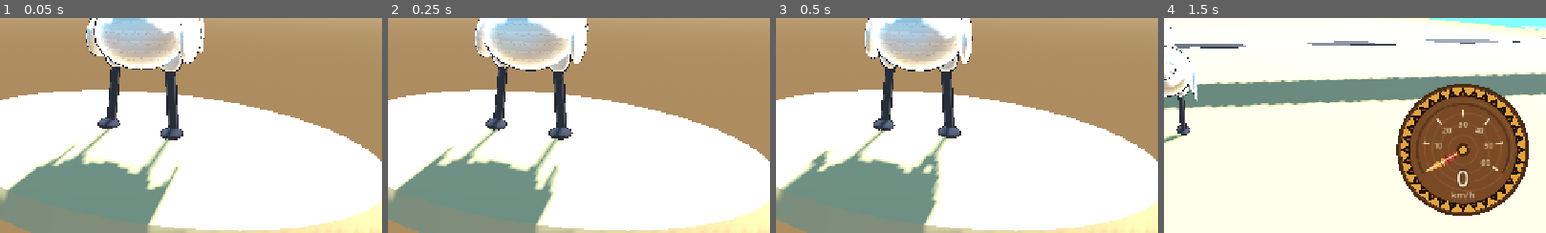
Above: before the commit, frames 1-4 (left to right).
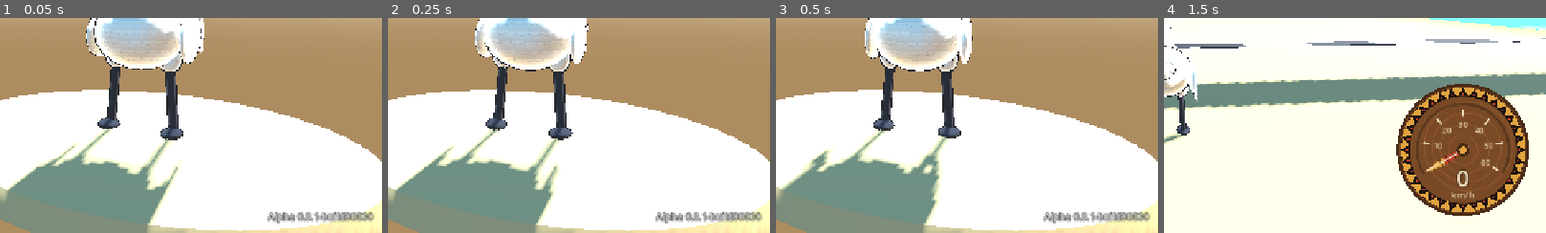
Above: after the commit, the same moments.

Repository: schlupfwerk/schlupfwerk_swanrace
Game: Godot game, scene res://scenes/wardrobe.tscn
The game is run twice, just before and just after one commit, with the same random seed, the same clock (stepped at 60 frames per second) and the same inputs.
Inputs (mouse positions are % of the whole screen's width and height, from its top left):
- Up to frame 1 (0.05 s): no input
- Up to frame 2 (0.25 s): no input
- Up to frame 3 (0.5 s): no input
- Up to frame 4 (1.5 s): tap Enter at 0.5 s; move the mouse to (72, 45) at 0.52 s; hold D (steer_right) 0.53-1.28 s; click (72, 45) at 0.67 s; tap Space (jump) at 0.77, 1.07 s; move the mouse to (30, 55) at 1.27 s; hold S (brake) from 1.28 s (still down)
The pictures show only the part of the screen within x 50-100%, y 50-100%; the shares and areas given below are measured in that part.

The runs differ from the first frame. In frame 1, 1.1% of the frame differs, in the area x 70-98%, y 90-96%; in frame 2, 1.1%; in frame 3, 1.1%; in frame 4, nothing differs.

Commit message:
Add automatic build versioning: 0.0.1-buildNNNNN
- Base version 0.0.1 in project.godot; build number is the git commit
  count, so it grows on its own with every commit
- addons/build_info export plugin stamps build_info.cfg (number, commit,
  date) into every export and fills Android versionCode/versionName and
  the Windows file/product version
- GameVersion reads the stamped file, or git when running from the
  editor; the wardrobe shows "Alpha 0.0.1-buildNNNNN"
- CLAUDE.md: versioning rules

Co-Authored-By: Claude Opus 5.5 <noreply@anthropic.com>
Signed-off-by: Manuel Bravo <manuelbravoc@gmail.com>

Diff:
--- a/project.godot
+++ b/project.godot
@@ -11,6 +11,7 @@
 [application]
 
 config/name="Swan Race"
+config/version="0.0.1"
 run/main_scene="res://scenes/wardrobe.tscn"
 config/features=PackedStringArray("4.7", "Mobile")
 
@@ -59,3 +60,7 @@
 
 renderer/rendering_method="mobile"
 textures/vram_compression/import_etc2_astc=true
+
+[editor_plugins]
+
+enabled=PackedStringArray("res://addons/build_info/plugin.cfg")
--- /dev/null
+++ b/scripts/core/game_version.gd
@@ -0,0 +1,68 @@
+class_name GameVersion
+extends RefCounted
+## Game version: the base version from project.godot plus an automatic build
+## number, e.g. "0.0.1-build00142". The build number is the count of git
+## commits: written into build_info.cfg by the export plugin
+## (addons/build_info), or read from git when running from the editor.
+
+const STAGE := "Alpha"
+const BUILD_INFO_PATH := "res://build_info.cfg"
+
+static var _build := -1
+static var _commit := ""
+
+
+## "0.0.1"
+static func base() -> String:
+	return str(ProjectSettings.get_setting("application/config/version", "0.0.0"))
+
+
+## Automatic build number (0 when unknown).
+static func build() -> int:
+	_load()
+	return _build
+
+
+## Short git commit hash ("" when unknown).
+static func commit() -> String:
+	_load()
+	return _commit
+
+
+## "0.0.1-build00142"
+static func full() -> String:
+	return "%s-build%05d" % [base(), build()]
+
+
+## "Alpha 0.0.1-build00142", for the screen.
+static func label() -> String:
+	return "%s %s" % [STAGE, full()]
+
+
+static func _load() -> void:
+	if _build >= 0:
+		return
+	_build = 0
+	var cfg := ConfigFile.new()
+	if cfg.load(BUILD_INFO_PATH) == OK:
+		_build = int(cfg.get_value("build", "number", 0))
+		_commit = str(cfg.get_value("build", "commit", ""))
+		return
+	if OS.has_feature("editor"):
+		var info := read_git()
+		_build = info.number
+		_commit = info.commit
+
+
+## Asks git for the commit count and the short hash of HEAD.
+static func read_git() -> Dictionary:
+	var root := ProjectSettings.globalize_path("res://")
+	var output := []
+	var number := 0
+	if OS.execute("git", ["-C", root, "rev-list", "--count", "HEAD"], output) == 0 and output.size() > 0:
+		number = str(output[0]).strip_edges().to_int()
+	output.clear()
+	var commit_hash := ""
+	if OS.execute("git", ["-C", root, "rev-parse", "--short", "HEAD"], output) == 0 and output.size() > 0:
+		commit_hash = str(output[0]).strip_edges()
+	return {"number": number, "commit": commit_hash}
--- a/scripts/ui/wardrobe.gd
+++ b/scripts/ui/wardrobe.gd
@@ -187,6 +187,13 @@
 
 	_hint.add_theme_font_size_override("font_size", 18)
 	column.add_child(_hint)
+
+	var version := Label.new()
+	version.text = GameVersion.label()
+	version.add_theme_font_size_override("font_size", 16)
+	version.modulate = Color(1, 1, 1, 0.75)
+	root.add_child(version)
+	version.set_anchors_and_offsets_preset(Control.PRESET_BOTTOM_RIGHT, Control.PRESET_MODE_MINSIZE, 16)
 	InputGlyphs.changed.connect(_update_hint)
 	_update_hint()
 
Not shown, added: addons/build_info/build_info_export.gd
Not shown, added: addons/build_info/build_info_export.gd.uid
Not shown, added: addons/build_info/plugin.cfg
Not shown, added: addons/build_info/plugin.gd
Not shown, added: addons/build_info/plugin.gd.uid
Not shown, added: scripts/core/game_version.gd.uid
Not shown, changed: CLAUDE.md
